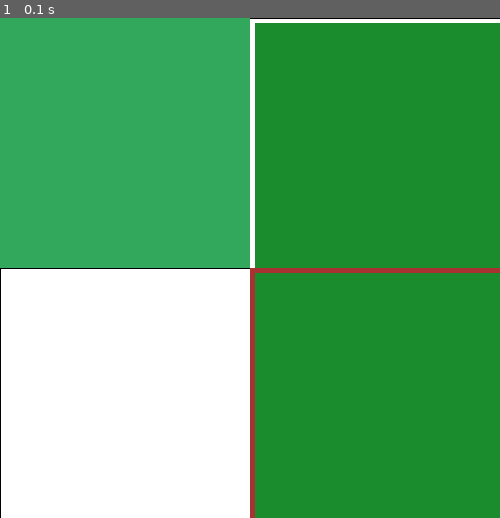
Above: before the commit, frame 1.
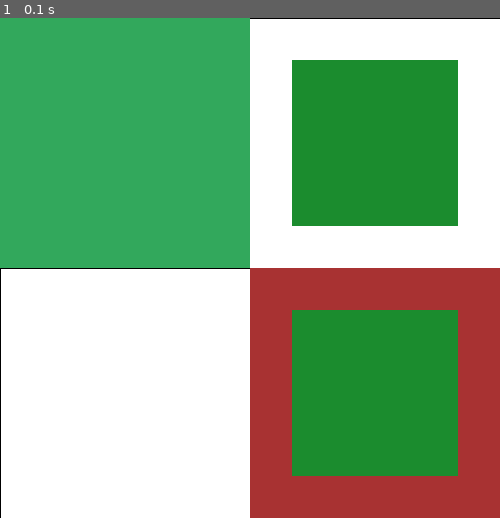
Above: after the commit, the same moment.

Repository: mbdev0/maze_solver
Game: pygame game, started from maze_solver.py
Same seed, same stepped clock (60 frames per second), same inputs: the game is played once before the commit and once after it.
Inputs:
- Up to frame 1 (0.1 s): type "1 (at the terminal prompt)" at 0 s; type "2 (at the terminal prompt)" at 0 s; type "2 (at the terminal prompt)" at 0 s

The runs differ from the first frame. In frame 1, 26% of the frame differs, in the area x 51-100%, y 1-100%.

Commit message:
changed how path is displayed so that maze is visible when displaying paths

Diff:
--- a/maze_solver.py
+++ b/maze_solver.py
@@ -75,7 +75,9 @@
     def showPath(self):
         x_coord = self.x*self.w
         y_coord = self.y*self.w
-
+        outer = pygame.Rect(x_coord, y_coord, self.w, self.w)
+        inner = pygame.Rect(x_coord*1.5,y_coord*1.5, self.w/1.5, self.w/1.5)
+        inner.center = outer.center
 
         start = self.showStartorEnd(0)
         end = self.showStartorEnd(-1)
@@ -83,12 +85,15 @@
         pygame.draw.rect(self.display, (50, 168, 92), start)
         pygame.draw.rect(self.display, (168, 50, 50), end)
 
-        pygame.draw.rect(self.display, (27, 94, 227), (x_coord,y_coord, self.w, self.w))
+        pygame.draw.rect(self.display, (27, 94, 227), inner)
         pygame.display.flip()
 
     def showFinalPathHelper(self):
         x_coord = self.x*self.w
         y_coord = self.y*self.w
+        outer = pygame.Rect(x_coord, y_coord, self.w, self.w)
+        inner = pygame.Rect(x_coord*1.5,y_coord*1.5, self.w/1.5, self.w/1.5)
+        inner.center = outer.center
 
         start = self.showStartorEnd(0)
         end = self.showStartorEnd(-1)
@@ -96,7 +101,7 @@
         pygame.draw.rect(self.display, (50, 168, 92), start)
         pygame.draw.rect(self.display, (168, 50, 50), end)
 
-        pygame.draw.rect(self.display, (27, 140, 46), (x_coord+5,y_coord+5, self.w-5, self.w-5))
+        pygame.draw.rect(self.display, (27, 140, 46), inner)
 
 class Maze:
     def __init__(self,cols,rows,w,grid=[]) -> None:
@@ -151,7 +156,6 @@
 
             else:
                 myfont = pygame.font.SysFont("monospace", 30)
-                # render text
                 label = myfont.render("Loading...", 1, (255,255,0))
                 self.display.blit(label, (250, 250))
             self.curr.visited = True
